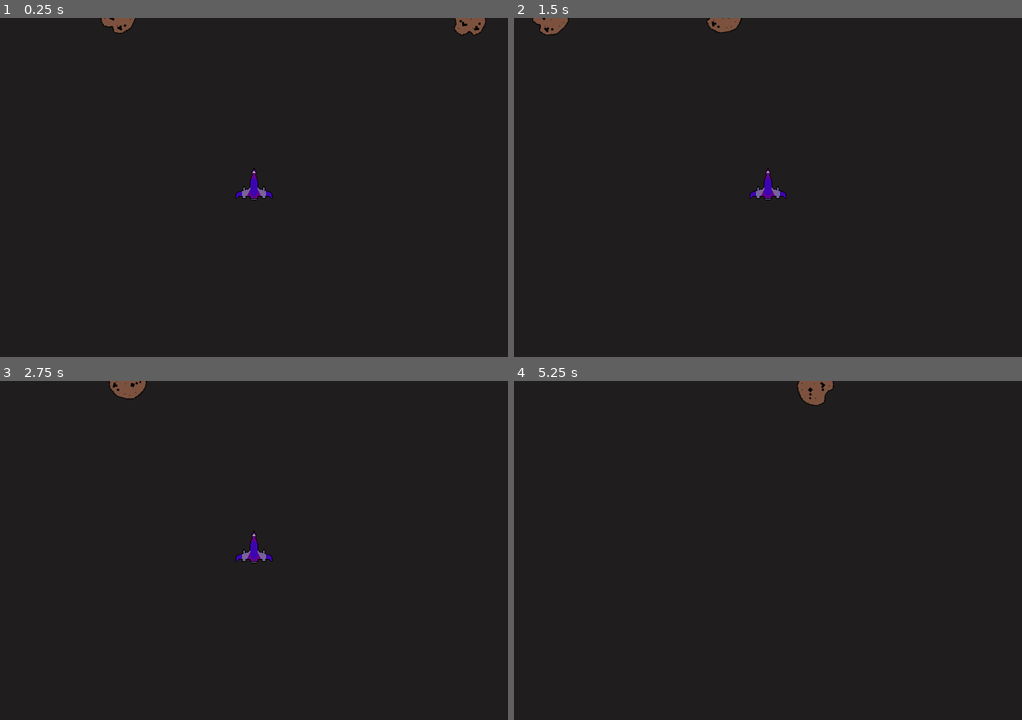
Above: before the commit, frames 1-4 (two rows, left to right).
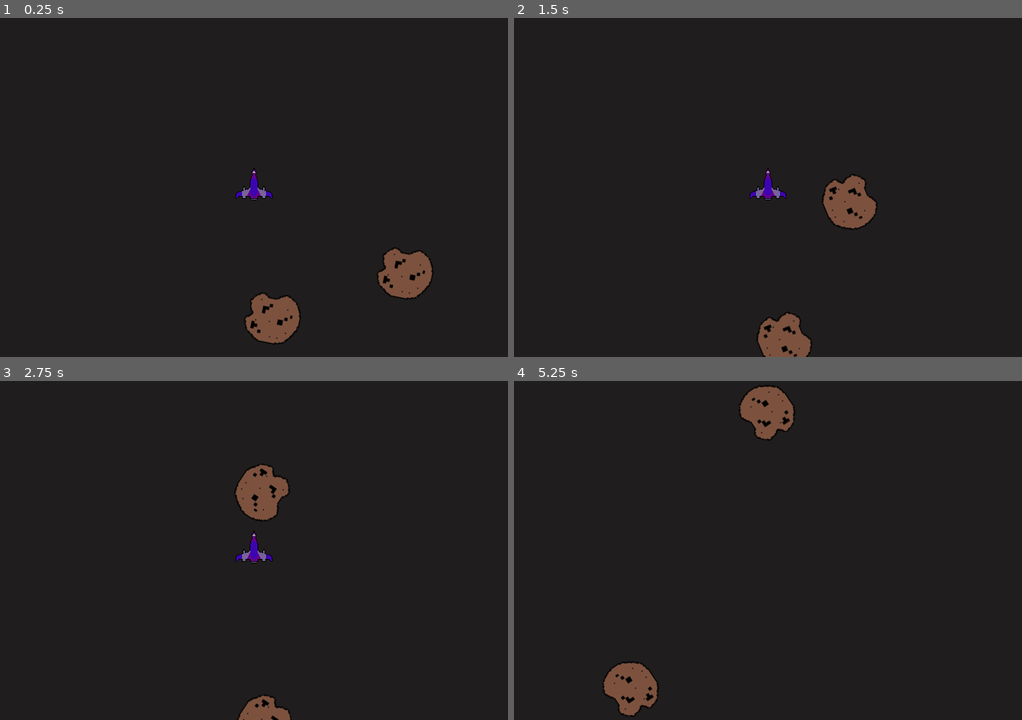
Above: after the commit, the same moments.

Repository: Ricardo41Costa/AsteroidGoDot
Game: Godot game, scene res://Scenes/Main.tscn
Two runs of this game, one before a commit and one after it. Both use one fixed random seed, a clock stepped at 60 frames per second and the inputs below.
Inputs:
- Up to frame 1 (0.25 s): no input
- Up to frame 2 (1.5 s): tap Enter (ui_accept) at 0.5, 0.77 s; hold Right (ui_right) 0.53-1.28 s; hold Left (ui_left) from 1.28 s (still down)
- Up to frame 3 (2.75 s): tap Enter (ui_accept) at 1.52 s; release Left (ui_left) at 2.03 s; hold Right (ui_right) from 2.03 s (still down)
- Up to frame 4 (5.25 s): release Right (ui_right) at 2.78 s; hold Up (ui_up) 2.78-3.53 s; tap Enter (ui_accept) at 3.02, 3.77, 4.52 s; hold Left (ui_left) from 3.53 s (still down)

The runs differ from the first frame. In frame 1, 2.8% of the frame differs, in the area x 19-96%, y 0-97%; in frame 2, 2.7%; in frame 3, 2.0%; in frame 4, 2.8%.

Commit message:
comet multiplies when hit

Diff:
--- a/Scenes/Comet_Type_1.tscn
+++ b/Scenes/Comet_Type_1.tscn
@@ -1,12 +1,15 @@
-[gd_scene load_steps=3 format=2]
+[gd_scene load_steps=4 format=2]
 
 [ext_resource path="res://Sprites/comet_1.png" type="Texture" id=1]
 [ext_resource path="res://Scripts/Comet.gd" type="Script" id=2]
+[ext_resource path="res://Scenes/Comet_Type_2.tscn" type="PackedScene" id=3]
 
 [node name="Comet" type="Area2D"]
 position = Vector2( 0.125, 0.0625 )
+scale = Vector2( 1.5, 1.5 )
 collision_mask = 6
 script = ExtResource( 2 )
+nextComet = ExtResource( 3 )
 
 [node name="Sprite" type="Sprite" parent="."]
 texture = ExtResource( 1 )
--- a/Scenes/Comet_Type_2.tscn
+++ b/Scenes/Comet_Type_2.tscn
@@ -1,17 +1,19 @@
-[gd_scene load_steps=3 format=2]
+[gd_scene load_steps=4 format=2]
 
 [ext_resource path="res://Sprites/comet_2.png" type="Texture" id=1]
 [ext_resource path="res://Scripts/Comet.gd" type="Script" id=2]
+[ext_resource path="res://Scenes/Comet_Type_3.tscn" type="PackedScene" id=3]
 
-[node name="Comet" type="RigidBody2D"]
-gravity_scale = 0.0
+[node name="Comet" type="Area2D"]
 script = ExtResource( 2 )
-__meta__ = {
-"_edit_group_": true
-}
+speed = 125
+rotationSpeed = 55.0
+nextSpawnNumber = 3
+nextComet = ExtResource( 3 )
 
 [node name="Sprite" type="Sprite" parent="."]
 texture = ExtResource( 1 )
 
 [node name="CollisionPolygon2D" type="CollisionPolygon2D" parent="."]
 polygon = PoolVector2Array( 14, -24.8, 14, -22.9, 21.4, -16.6, 20.4, -14, 19.1, -14, 17, -10.5, 17, 6.1, 15.8, 16, 14.1, 16, 11.1, 21, 1, 21, 1, 19.1, -6, 15.2, -6, 11.9, -20, -1.1, -20, -3.5, -23, -8.4, -23, -14.9, -10.7, -25, -8.1, -25, -6, -25.5, -6, -27.3 )
+[connection signal="body_entered" from="." to="." method="_on_Comet_body_entered"]
--- a/Scenes/Comet_Type_3.tscn
+++ b/Scenes/Comet_Type_3.tscn
@@ -3,15 +3,16 @@
 [ext_resource path="res://Sprites/comet_3.png" type="Texture" id=1]
 [ext_resource path="res://Scripts/Comet.gd" type="Script" id=2]
 
-[node name="Comet" type="RigidBody2D"]
-gravity_scale = 0.0
+[node name="Comet" type="Area2D"]
+scale = Vector2( 0.6, 0.6 )
 script = ExtResource( 2 )
-__meta__ = {
-"_edit_group_": true
-}
+speed = 150
+rotationSpeed = 65.0
+nextSpawnNumber = 0
 
 [node name="Sprite" type="Sprite" parent="."]
 texture = ExtResource( 1 )
 
 [node name="CollisionPolygon2D" type="CollisionPolygon2D" parent="."]
 polygon = PoolVector2Array( 6, -18.8, 13.8, -11, 23, -12.3, 23, -10.1, 26, -8.1, 26, 7, 23.8, 7, 12.8, 17, 7.6, 17, -0.9, 13.6, -7, 17.3, -9, 16.2, -9, 15, -14, 11, -14, 5.6, -10.6, -3.7, -15, -14, -12, -14, -8, -19, -3.5, -19, -3, -19.2, -3, -21, 6, -21 )
+[connection signal="body_entered" from="." to="." method="_on_Comet_body_entered"]
--- a/Scenes/Comet_Type_4.tscn
+++ b/Scenes/Comet_Type_4.tscn
@@ -3,15 +3,12 @@
 [ext_resource path="res://Sprites/comet_4.png" type="Texture" id=1]
 [ext_resource path="res://Scripts/Comet.gd" type="Script" id=2]
 
-[node name="Comet" type="RigidBody2D"]
-gravity_scale = 0.0
+[node name="Comet" type="Area2D"]
 script = ExtResource( 2 )
-__meta__ = {
-"_edit_group_": true
-}
 
 [node name="Sprite" type="Sprite" parent="."]
 texture = ExtResource( 1 )
 
 [node name="CollisionPolygon2D" type="CollisionPolygon2D" parent="."]
 polygon = PoolVector2Array( 13, -21.3, 13, -17.9, 12.2, -8.9, 17, -1.6, 17, 1.7, 1, 23, -1.5, 23, -8, 26.2, -8, 22.9, -20, 12.9, -20, 5, -22.2, -14, -20.4, -14, -17.4, -23, -13.9, -23, -8.8, -22.3, -3, -25.2, -3, -28 )
+[connection signal="body_entered" from="." to="." method="_on_Comet_body_entered"]
--- a/Scenes/Main.tscn
+++ b/Scenes/Main.tscn
@@ -1,13 +1,8 @@
-[gd_scene load_steps=5 format=2]
+[gd_scene load_steps=4 format=2]
 
 [ext_resource path="res://Scenes/SpaceShip.tscn" type="PackedScene" id=1]
 [ext_resource path="res://Scripts/Main.gd" type="Script" id=2]
 [ext_resource path="res://Scenes/Comet_Type_1.tscn" type="PackedScene" id=3]
-
-[sub_resource type="Curve2D" id=1]
-_data = {
-"points": PoolVector2Array( 0, 0, 0, 0, 0.0915337, 0.1276, 0, 0, 0, 0, 719.5, 3.5, 0, 0, 0, 0, 719.9, 482.6, 0, 0, 0, 0, 0.500458, 484.9, 0, 0, 0, 0, 0.0915337, 0.1276 )
-}
 
 [node name="Main" type="Node"]
 script = ExtResource( 2 )
@@ -16,10 +11,3 @@
 [node name="SpaceShip" parent="." instance=ExtResource( 1 )]
 position = Vector2( -0.841244, 0.0337563 )
 parent_path = NodePath("..")
-
-[node name="CometPath" type="Path2D" parent="."]
-curve = SubResource( 1 )
-
-[node name="CometPathLocation" type="PathFollow2D" parent="CometPath"]
-position = Vector2( 0.0915337, 0.1276 )
-rotation = 0.00468771
--- a/Scripts/Comet.gd
+++ b/Scripts/Comet.gd
@@ -1,13 +1,21 @@
 extends Area2D
 
-var speed = 100
-var rotationSpeed = 45.0
+export var speed = 100
+export var rotationSpeed = 45.0
+export var nextSpawnNumber = 2
+export (PackedScene) var nextComet
+
 var screenSize
+var randomDiretionX
+var randomDiretionY
 
 # Called when the node enters the scene tree for the first time.
 func _ready():
 
 	screenSize = get_viewport_rect().size
+
+	randomDiretionX = rand_range(-1, 1)
+	randomDiretionY = rand_range(-1, 1)
 
 func _process(delta):
 
@@ -17,7 +25,9 @@
 func SceneMove(delta):
 
 	rotation_degrees += rotationSpeed * delta
-	position.x += speed * delta
+
+	position.x += randomDiretionX * speed * delta
+	position.y += randomDiretionY * speed * delta
 
 # To controll the limit of the screen by changing the player position
 func BorderPositionReset():
@@ -37,6 +47,20 @@
 	if position.x > (screenSize.x + borderOffsetMax):
 		position = Vector2(borderOffsetMin, position.y)
 
+func _die():
+	queue_free()
+
+func _spawn_Next_Wave_Comet():
+
+	for x in nextSpawnNumber:
+
+		var comet = nextComet.instance()
+		get_tree().get_root().get_node("Main").add_child(comet)
+
+		comet.global_position = position
+
+	_die()
+
 func _on_Comet_body_entered(body):
 
 	print(body.name)
@@ -44,7 +68,8 @@
 
 	if body.filename.find("Bullet") != -1:
 
-		queue_free()
+		_spawn_Next_Wave_Comet()
+		body._die()
 	elif body.filename.find("SpaceShip") != -1:
 
-		body.Die()
+		body._die()
--- a/Scripts/Main.gd
+++ b/Scripts/Main.gd
@@ -3,10 +3,12 @@
 export (PackedScene) var cometScene
 var level
 var numberLives
+var screenSize
 
 # Called when the node enters the scene tree for the first time.
 func _ready():
 	randomize()
+	screenSize = get_viewport().size
 	SpawnComet()
 
 func SpawnComet():
@@ -15,18 +17,13 @@
 
 	for x in numberComets:
 
-		$CometPath/CometPathLocation.offset = randi()
+		var randPosition = Vector2(rand_range(0, screenSize.x), rand_range(0, screenSize.y))
+		var randRotation = rand_range(1, 360)
 
 		var comet = cometScene.instance()
 		add_child(comet)
 
-		var diretion = $CometPath/CometPathLocation.rotation + PI / 2
-
-		comet.position = $CometPath/CometPathLocation.position
-
-		var initialRotation = rand_range(1, 360)
-		comet.rotation = initialRotation
-
+		comet.global_position = randPosition
 
 # Called every frame. 'delta' is the elapsed time since the previous frame.
 #func _process(delta):
--- a/Scripts/SpaceShip.gd
+++ b/Scripts/SpaceShip.gd
@@ -1,6 +1,6 @@
 extends KinematicBody2D
 
-export var speed = 250 #player speed
+export var speed = 200 #player speed
 export (PackedScene) var bulletScene
 export(NodePath) var parent_path
 
@@ -81,5 +81,5 @@
 	if position.x > (screenSize.x + borderOffsetMax):
 		position = Vector2(borderOffsetMin, position.y)
 
-func Die():
+func _die():
 	queue_free()
--- a/Scripts/bullet.gd
+++ b/Scripts/bullet.gd
@@ -11,5 +11,8 @@
 
 	apply_central_impulse(velocity)
 
+func _die():
+	queue_free()
+
 func _on_Visibility_screen_exited():
 	queue_free()
